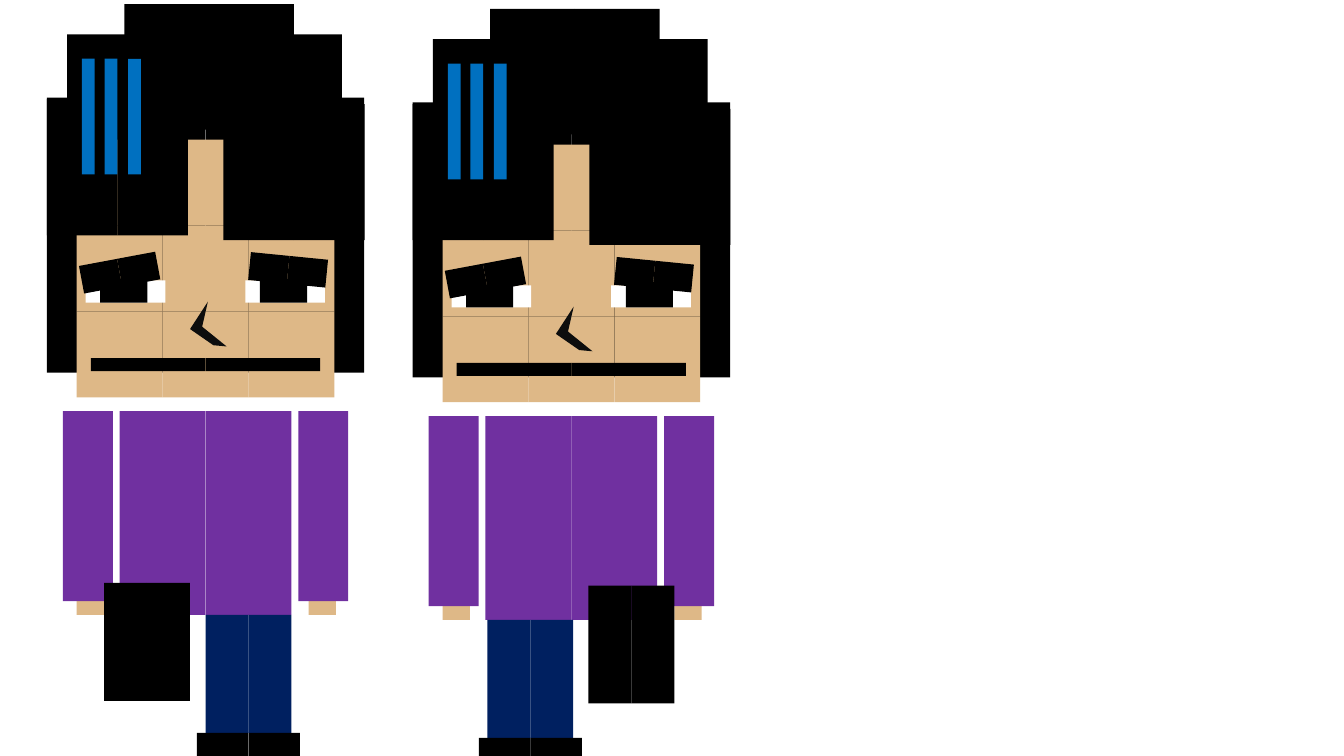
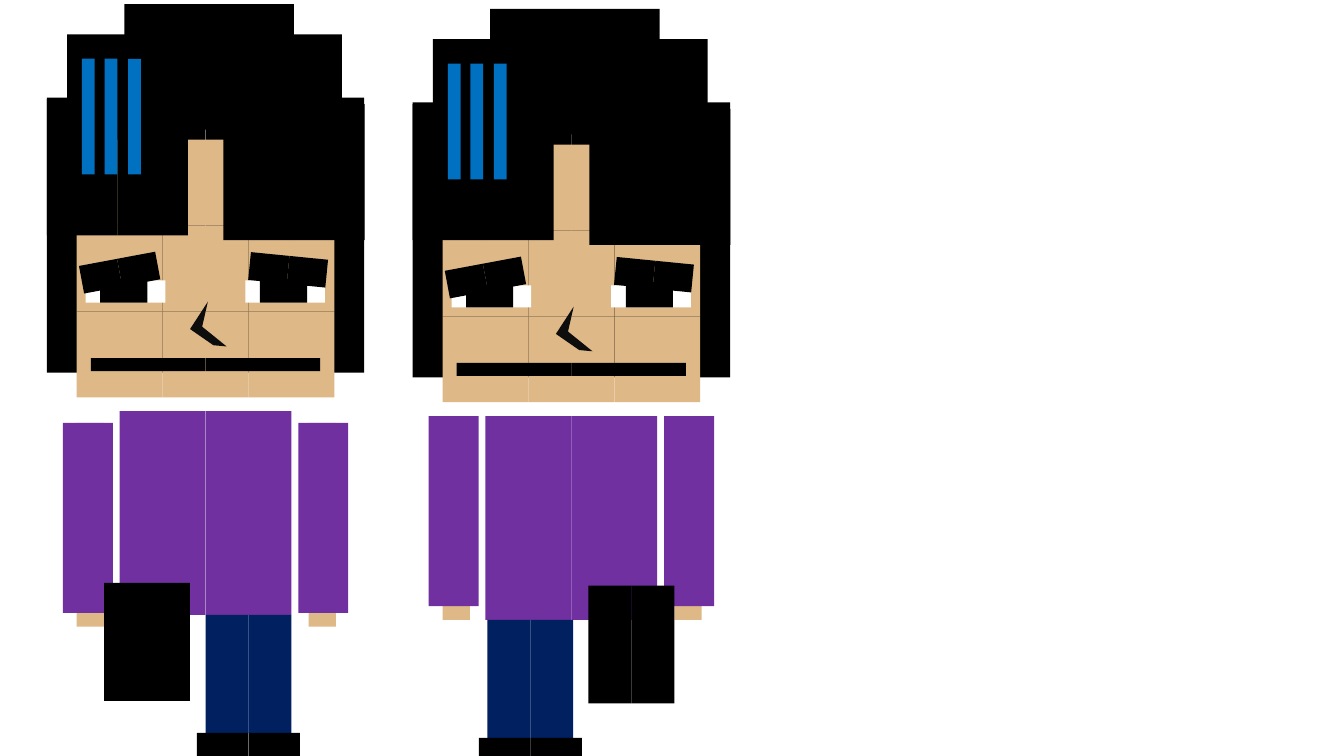
Before and after one commit to gojiteji/golang_webgame, a slide deck: slide 3 of images.pptx. Drawn at 1344x756 pixels with LibreOffice and Linux fonts; fonts in the diff are those of the drawing. Boxes give left, top, right and bottom in pixels: in the first picture for what was removed or moved away, otherwise in the second. Text is boxed around its words. In the diff, an @@ line names an element or a change of style, - is before the commit and + after.

```diff
--- a/images.pptx
+++ b/images.pptx
@@ 4 rectangles: place and size @@
-4 rectangles at box(63, 411, 349, 615)
+4 rectangles at box(63, 423, 349, 627)
```
Also in this commit, not shown: 1 other slide changed, 14 other files.
